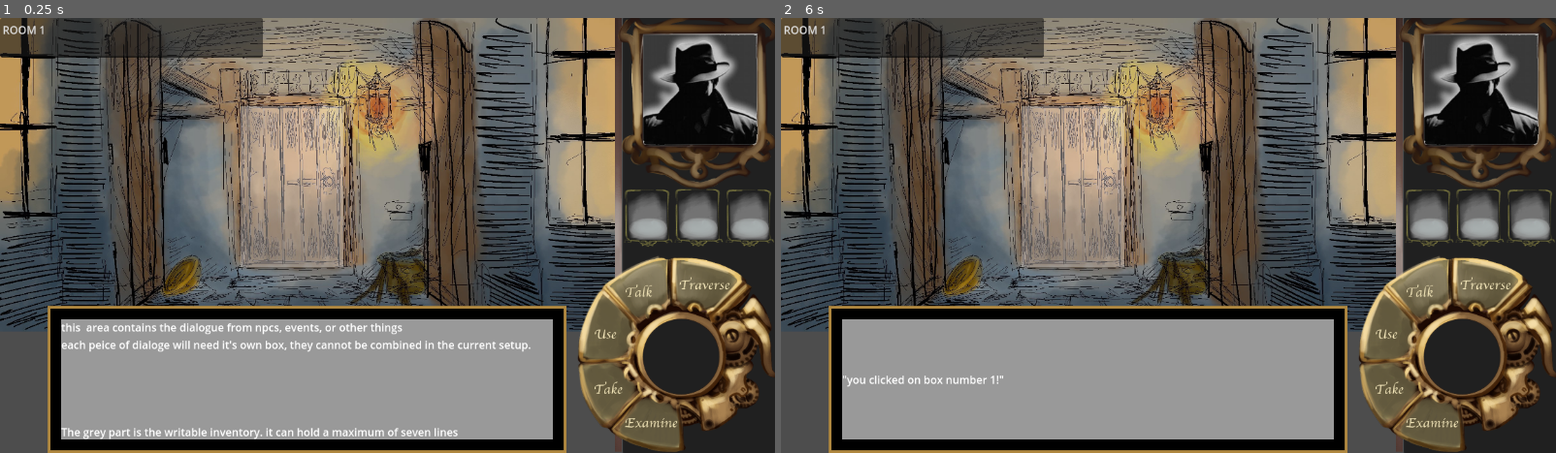
Above: before the commit, frames 1-2 (left to right).
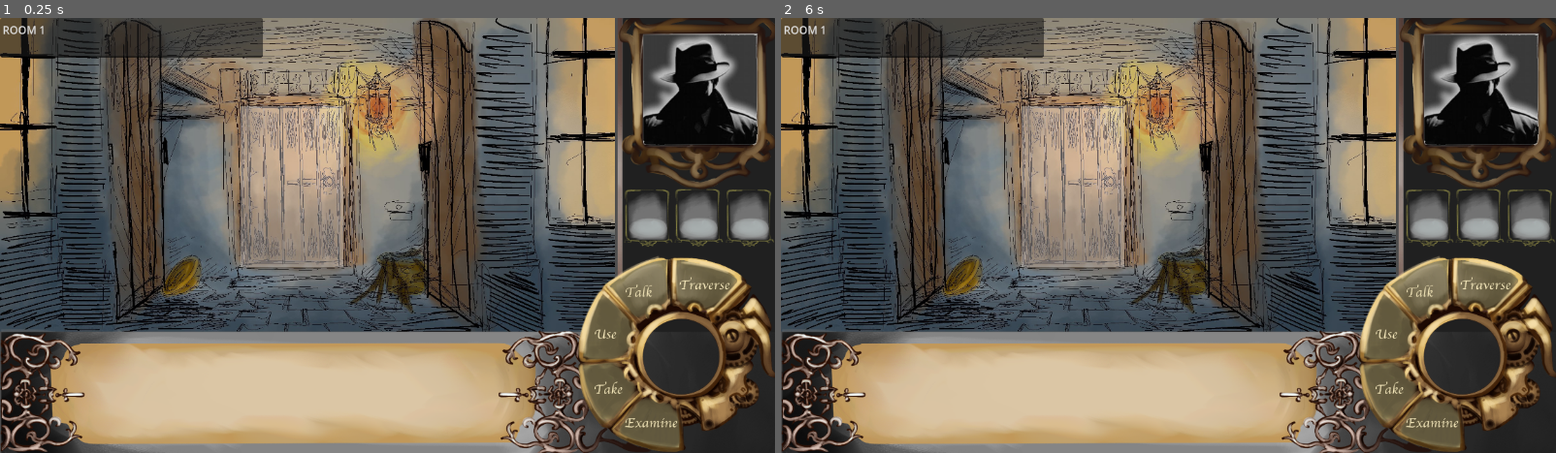
Above: after the commit, the same moments.

Repository: IsaacLandrum/SoulTel
Game: Godot game, scene res://Scenes/Room1.tscn
Same seed, same stepped clock (60 frames per second), same inputs: the game is played once before the commit and once after it.
Inputs (mouse positions are in pixels of both pictures, inside the frame that each line leads up to):
- Up to frame 1 (0.25 s): no input
- Up to frame 2 (6 s): tap Enter at 0.5, 2, 3.5 s; move the mouse to (1339, 213) at 0.52 s; press the mouse at (1339, 213) at 0.53 s; tap Space at 1.25, 2.75, 4.25 s; move the mouse to (1013, 257) at 1.27 s; release the mouse at (1013, 257) at 1.28 s; click (1013, 257) at 1.35 s; move the mouse to (1246, 139) at 2.02 s; press the mouse at (1246, 139) at 2.03 s; move the mouse to (1129, 322) at 2.77 s; release the mouse at (1129, 322) at 2.78 s; click (1129, 322) at 2.85 s; move the mouse to (1401, 300) at 3.52 s; press the mouse at (1401, 300) at 3.53 s; move the mouse to (936, 170) at 4.27 s; release the mouse at (936, 170) at 4.28 s; click (936, 170) at 4.35 s; move the mouse to (1207, 235) at 5.02 s; press the mouse at (1207, 235) at 5.03 s; move the mouse to (1052, 126) at 5.77 s; release the mouse at (1052, 126) at 5.78 s; click (1052, 126) at 5.85 s

The runs differ from the first frame. In frame 1, 23% of the frame differs, in the area x 0-84%, y 0-100%; in frame 2, 23%.

Commit message:
Finished UI

Diff:
--- a/Scenes/Room1.tscn
+++ b/Scenes/Room1.tscn
@@ -38,5 +38,12 @@
 [node name="Early_UI" parent="." instance=ExtResource("2_gj1gp")]
 position = Vector2(0, -1)
 
+[node name="MarginContainer" parent="Early_UI/TextBox" index="5"]
+offset_left = -1.0
+offset_right = -240.0
+
+[node name="Inventory" parent="Early_UI" index="1"]
+layer = -1
+
 [editable path="Interactable"]
 [editable path="Early_UI"]
--- a/Scenes/early_ui.tscn
+++ b/Scenes/early_ui.tscn
@@ -1,12 +1,16 @@
-[gd_scene load_steps=11 format=3 uid="uid://iyb0x4jsmjmq"]
+[gd_scene load_steps=15 format=3 uid="uid://iyb0x4jsmjmq"]
 
 [ext_resource type="Script" path="res://Scripts/TextBox.gd" id="1_16yjp"]
 [ext_resource type="Texture2D" uid="uid://qg6cuvfkf4aj" path="res://Assets/UI/sidepanleborder.png" id="2_8p7yv"]
 [ext_resource type="Texture2D" uid="uid://ciqhktfwvkmo6" path="res://Assets/UI/sidepanel.png" id="2_x1jid"]
 [ext_resource type="Texture2D" uid="uid://b4c3vlr0l4nbp" path="res://Assets/UI/watch.png" id="3_adbjm"]
+[ext_resource type="Texture2D" uid="uid://0hsajh7cyoj" path="res://Assets/UI/backgradient.png" id="3_l6rei"]
 [ext_resource type="Texture2D" uid="uid://bnthdd172ijpy" path="res://Assets/UI/items box.png" id="4_4yrhr"]
+[ext_resource type="Texture2D" uid="uid://xtk52t6s7xfr" path="res://Assets/UI/textbox.png" id="4_nj16y"]
+[ext_resource type="Texture2D" uid="uid://b5w32aaa437ji" path="res://Assets/UI/detailleft.png" id="5_l6mn0"]
 [ext_resource type="Texture2D" uid="uid://d25bbhiv67s7p" path="res://Assets/UI/pfp temp.jpg" id="5_yo2sw"]
 [ext_resource type="Texture2D" uid="uid://c8hve0be40eae" path="res://Assets/sculpting/UI_design.png" id="5_yp6hw"]
+[ext_resource type="Texture2D" uid="uid://d02xbgkh3g677" path="res://Assets/UI/detailright.png" id="6_151yf"]
 [ext_resource type="Texture2D" uid="uid://brol56sug3oa5" path="res://Assets/UI/portrait.png" id="6_mq00r"]
 
 [sub_resource type="StyleBoxFlat" id="StyleBoxFlat_jyoj1"]
@@ -22,9 +26,51 @@
 [node name="Early_UI" type="Node2D"]
 
 [node name="TextBox" type="CanvasLayer" parent="."]
+layer = 0
 script = ExtResource("1_16yjp")
 
+[node name="ReferenceBackground" type="TextureRect" parent="TextBox"]
+visible = false
+offset_right = 1152.0
+offset_bottom = 648.0
+texture = ExtResource("5_yp6hw")
+expand_mode = 1
+
+[node name="BackGradient" type="TextureRect" parent="TextBox"]
+offset_left = 2.0
+offset_top = 461.0
+offset_right = 1153.0
+offset_bottom = 648.0
+texture = ExtResource("3_l6rei")
+expand_mode = 1
+
+[node name="Text Box Background" type="TextureRect" parent="TextBox"]
+z_as_relative = false
+offset_left = 75.0
+offset_top = 484.0
+offset_right = 797.0
+offset_bottom = 635.0
+texture = ExtResource("4_nj16y")
+expand_mode = 1
+
+[node name="DetailLeft" type="TextureRect" parent="TextBox"]
+offset_left = 1.0
+offset_top = 463.0
+offset_right = 139.0
+offset_bottom = 646.0
+texture = ExtResource("5_l6mn0")
+expand_mode = 1
+
+[node name="DetailRight" type="TextureRect" parent="TextBox"]
+offset_left = 738.0
+offset_top = 459.0
+offset_right = 969.0
+offset_bottom = 649.0
+texture = ExtResource("6_151yf")
+expand_mode = 1
+
 [node name="MarginContainer" type="MarginContainer" parent="TextBox"]
+visible = false
 anchors_preset = 12
 anchor_top = 1.0
 anchor_right = 1.0
@@ -66,10 +112,10 @@
 [node name="Inventory" type="CanvasLayer" parent="."]
 
 [node name="border container" type="MarginContainer" parent="Inventory"]
-offset_left = 914.0
-offset_top = -4.0
-offset_right = 921.0
-offset_bottom = 442.0
+offset_left = 918.0
+offset_top = -1.0
+offset_right = 923.0
+offset_bottom = 317.0
 scale = Vector2(1.40334, 1.45797)
 
 [node name="TextureRect" type="TextureRect" parent="Inventory/border container"]
@@ -97,18 +143,6 @@
 [node name="Panel" type="Panel" parent="Inventory/MarginContainer"]
 layout_mode = 2
 
-[node name="Watch Container" type="MarginContainer" parent="Inventory"]
-offset_left = 882.0
-offset_top = 393.0
-offset_right = 1170.0
-offset_bottom = 641.0
-scale = Vector2(0.971543, 0.95057)
-
-[node name="Sprite2D" type="Sprite2D" parent="Inventory/Watch Container"]
-position = Vector2(134.837, 112.564)
-scale = Vector2(0.624431, 0.6307)
-texture = ExtResource("3_adbjm")
-
 [node name="InventoryContainer" type="MarginContainer" parent="Inventory"]
 offset_left = 922.0
 offset_top = 246.0
@@ -165,9 +199,17 @@
 texture = ExtResource("6_mq00r")
 expand_mode = 1
 
-[node name="ReferenceBackground" type="TextureRect" parent="."]
-visible = false
-offset_right = 1152.0
-offset_bottom = 648.0
-texture = ExtResource("5_yp6hw")
-expand_mode = 1
+[node name="Action Wheel" type="CanvasLayer" parent="."]
+layer = 2
+
+[node name="Watch Container" type="MarginContainer" parent="Action Wheel"]
+offset_left = 882.0
+offset_top = 393.0
+offset_right = 1170.0
+offset_bottom = 641.0
+scale = Vector2(0.971543, 0.95057)
+
+[node name="Sprite2D" type="Sprite2D" parent="Action Wheel/Watch Container"]
+position = Vector2(134.837, 112.564)
+scale = Vector2(0.624431, 0.6307)
+texture = ExtResource("3_adbjm")
--- a/project.godot
+++ b/project.godot
@@ -15,6 +15,10 @@
 config/features=PackedStringArray("4.2", "Forward Plus")
 config/icon="res://icon.svg"
 
+[display]
+
+window/dpi/allow_hidpi=false
+
 [input]
 
 mouse_click={
